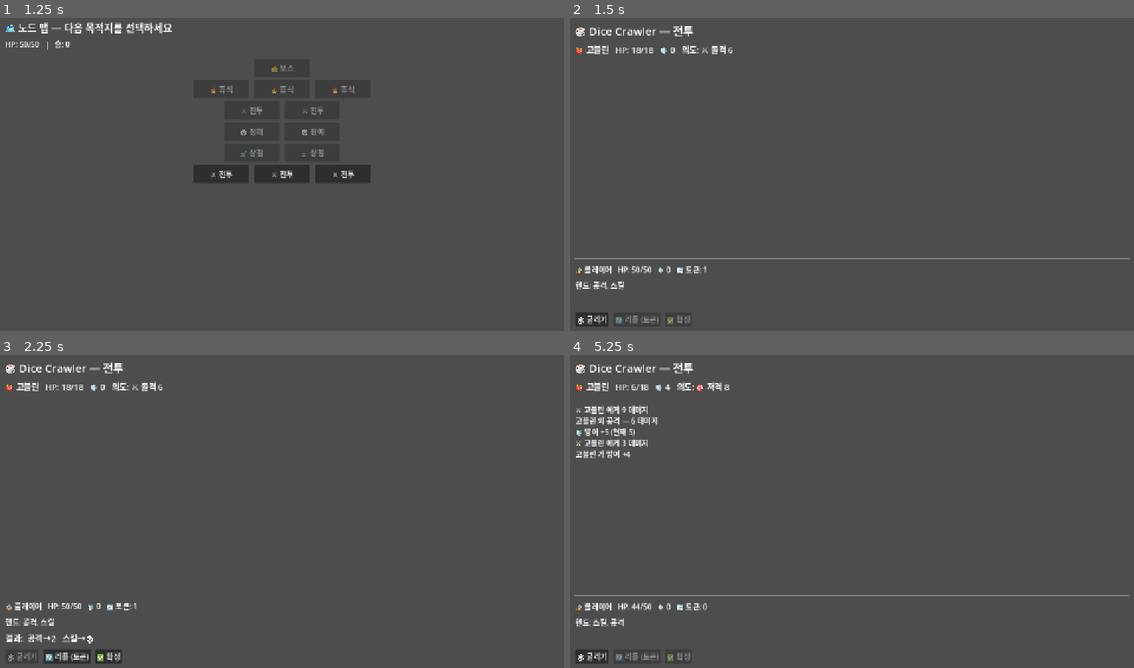
Above: before the commit, frames 1-4 (two rows, left to right).
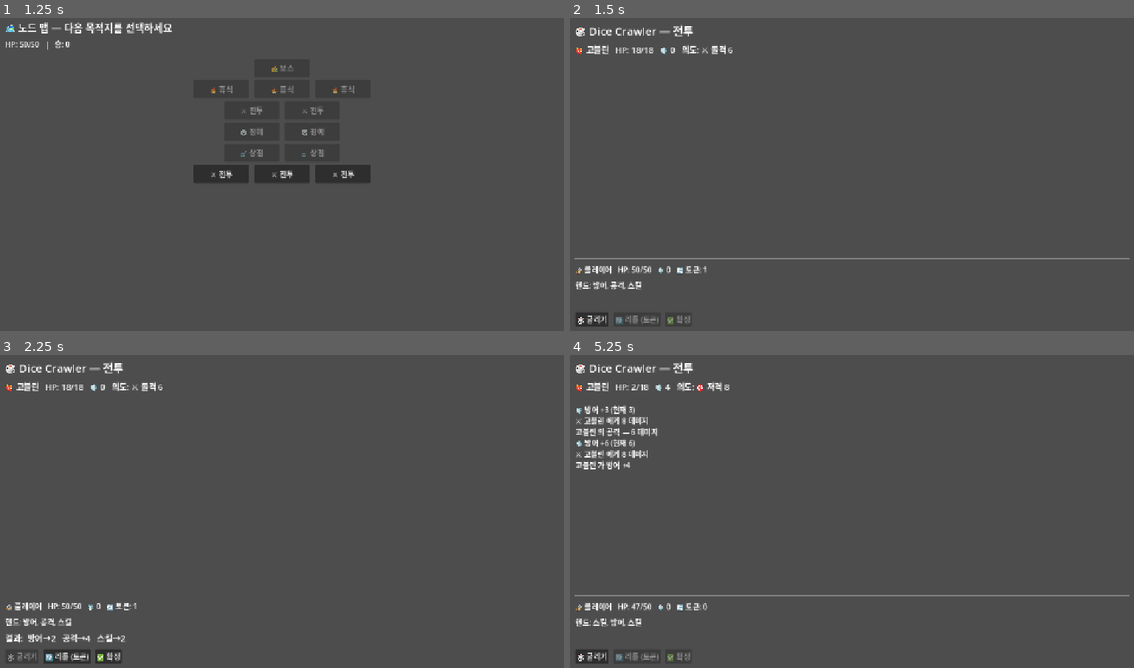
Above: after the commit, the same moments.

Repository: iamfreakin/Dice-Crawler
Game: Godot game, scene res://scenes/MainMenu.tscn
The game is run twice, just before and just after one commit, with the same random seed, the same clock (stepped at 60 frames per second) and the same inputs.
Inputs:
- Up to frame 1 (1.25 s): click "새 게임 시작" at 0.5 s
- Up to frame 2 (1.5 s): click "⚔️ 전투" at 1.25 s
- Up to frame 3 (2.25 s): click "🎲 굴리기" at 2 s
- Up to frame 4 (5.25 s): click "🔄 리롤 (토큰)" at 2.75 s; click "✅ 확정" at 3.5 s; click "🎲 굴리기" at 4.25 s; click "✅ 확정" at 5 s

Frame 1 is identical in both runs. In frame 2, 0.1% of the frame differs, in the area x 3-13%, y 84-87%; in frame 3, 0.3%; in frame 4, 1.3%, in the area x 1-16%, y 9-87%.

Commit message:
feat: 속성 상태이상 시스템 (화상/약화/취약), balance: 한 턴 3개 굴림 + 시작 덱 각 주사위 2개로 난이도 완화
- EnemyInstance: burn/weak/vulnerable 상태 + 틱/감소/표시 로직
- BattleManager 굴림 해석 재설계
    - 🔥 면: 화상 부여, 🔥🔥 화상 강화
    - ❄️❄️ 시너지: 적 약화, ⚡⚡ 시너지: 적 취약
    - 적 턴: 화상 피해 → 약화 공격 → 상태 감소
- BattleScreen: 적 상태이상 표시

- BattleManager.HAND_SIZE 2 → 3
- StarterDeck: 공격/방어/스킬 각 2개씩 (총 6개)

Diff:
--- a/scripts/battle/BattleManager.gd
+++ b/scripts/battle/BattleManager.gd
@@ -12,8 +12,7 @@
 
 enum State { DRAW, PLAYER_TURN, RESOLVE, ENEMY_TURN, REWARD }
 
-const HAND_SIZE: int = 2  ## 핸드에서 선택해 굴리는 주사위 수
-const SYNERGY_BONUS: int = 3  ## 같은 속성 2개 이상 시너지 추가 데미지
+const HAND_SIZE: int = 3  ## 핸드에서 선택해 굴리는 주사위 수
 
 var _state: State = State.DRAW
 var _enemies: Array[EnemyInstance] = []
@@ -98,6 +97,7 @@
 func _do_resolve() -> void:
 	var damage: int = 0
 	var block_gain: int = 0
+	var burn_to_apply: int = 0
 	var element_counts: Dictionary = {}  # FaceKind -> count
 
 	for r in _roll_results:
@@ -109,7 +109,11 @@
 					block_gain += face.value
 				else:
 					damage += face.value  # ATTACK / SKILL 숫자 면
-			DiceData.FaceKind.FIRE, DiceData.FaceKind.ICE, DiceData.FaceKind.LIGHTNING:
+			DiceData.FaceKind.FIRE:
+				damage += face.value
+				burn_to_apply += 2  # 🔥 화상 부여
+				element_counts[face.kind] = element_counts.get(face.kind, 0) + 1
+			DiceData.FaceKind.ICE, DiceData.FaceKind.LIGHTNING:
 				damage += face.value
 				element_counts[face.kind] = element_counts.get(face.kind, 0) + 1
 			DiceData.FaceKind.CURSE:
@@ -119,21 +123,33 @@
 				GameManager.grant_reroll_tokens(GameManager.reroll_tokens + 1)
 				log_message.emit("🔄 리롤 토큰 +1")
 
-	# 시너지: 같은 속성 면 2개 이상 → 폭발 추가 데미지
-	for kind in element_counts:
-		if element_counts[kind] >= 2:
-			damage += SYNERGY_BONUS
-			log_message.emit("✨ 시너지 발동! 추가 데미지 +%d" % SYNERGY_BONUS)
-
+	var target := _first_alive_enemy()
+
+	# 속성별 시너지 (같은 속성 2개 이상)
+	if element_counts.get(DiceData.FaceKind.FIRE, 0) >= 2:
+		burn_to_apply += 3
+		log_message.emit("🔥🔥 시너지 — 화상 강화 (+3)")
+	if target != null and element_counts.get(DiceData.FaceKind.ICE, 0) >= 2:
+		target.apply_weak(2)
+		log_message.emit("❄️❄️ 시너지 — 적 약화 2턴")
+	if target != null and element_counts.get(DiceData.FaceKind.LIGHTNING, 0) >= 2:
+		target.apply_vulnerable(2)
+		log_message.emit("⚡⚡ 시너지 — 적 취약 2턴")
+
+	# 방어 적용
 	player_block += block_gain
 	if block_gain > 0:
 		log_message.emit("🛡️ 방어 +%d (현재 %d)" % [block_gain, player_block])
 
-	if damage > 0:
-		var target := _first_alive_enemy()
-		if target != null:
+	# 적에게 효과/데미지 적용 (취약은 take_damage 내부에서 반영)
+	if target != null:
+		if burn_to_apply > 0:
+			target.apply_burn(burn_to_apply)
+			log_message.emit("🔥 %s 에게 화상 +%d" % [target.data.display_name, burn_to_apply])
+		if damage > 0:
+			var dealt := target.effective_damage(damage)
 			target.take_damage(damage)
-			log_message.emit("⚔️ %s 에게 %d 데미지" % [target.data.display_name, damage])
+			log_message.emit("⚔️ %s 에게 %d 데미지" % [target.data.display_name, dealt])
 
 	# 사용한 핸드는 버린 더미로
 	for d in _hand:
@@ -148,6 +164,20 @@
 
 # --- ENEMY_TURN ---------------------------------------------------------
 func _do_enemy_turn() -> void:
+	# 1) 화상 등 턴 시작 상태 처리
+	for enemy in _enemies:
+		if enemy.is_dead():
+			continue
+		var burn_dmg := enemy.tick_burn()
+		if burn_dmg > 0:
+			log_message.emit("🔥 %s 이(가) 화상으로 %d 피해" % [enemy.data.display_name, burn_dmg])
+	if _all_enemies_dead():
+		log_message.emit("🎉 전투 승리! (화상)")
+		_change_state(State.REWARD)
+		battle_ended.emit(true)
+		return
+
+	# 2) 적 행동
 	for enemy in _enemies:
 		if enemy.is_dead():
 			continue
@@ -157,6 +187,7 @@
 			battle_ended.emit(false)
 			return
 		enemy.advance_intent()
+		enemy.decay_status()
 	_change_state(State.DRAW)
 
 func _execute_intent(enemy: EnemyInstance) -> void:
@@ -165,8 +196,10 @@
 		return
 	match intent.kind:
 		IntentData.IntentKind.CHARGE, IntentData.IntentKind.SNIPE, IntentData.IntentKind.EXPLODE:
-			_player_take_damage(intent.value)
-			log_message.emit("%s 의 공격 — %d 데미지" % [enemy.data.display_name, intent.value])
+			var dmg := enemy.weakened(intent.value)  # 약화 시 공격력 감소
+			_player_take_damage(dmg)
+			var weak_note := " (약화)" if enemy.weak > 0 else ""
+			log_message.emit("%s 의 공격 — %d 데미지%s" % [enemy.data.display_name, dmg, weak_note])
 		IntentData.IntentKind.REINFORCE:
 			enemy.gain_block(intent.value)
 			log_message.emit("%s 가 방어 +%d" % [enemy.data.display_name, intent.value])
--- a/scripts/battle/BattleScreen.gd
+++ b/scripts/battle/BattleScreen.gd
@@ -193,9 +193,11 @@
 	if e.is_dead():
 		_enemy_label.text = "%s — 처치됨" % e.data.display_name
 		return
-	_enemy_label.text = "👹 %s   HP: %d/%d   🛡️ %d   의도: %s" % [
+	var status := e.status_text()
+	var status_part := ("   [%s]" % status) if status != "" else ""
+	_enemy_label.text = "👹 %s   HP: %d/%d   🛡️ %d   의도: %s%s" % [
 		e.data.display_name, e.current_hp, e.data.max_hp, e.block,
-		_intent_text(e.current_intent())
+		_intent_text(e.current_intent()), status_part
 	]
 
 func _intent_text(intent: IntentData) -> String:
--- a/scripts/battle/EnemyInstance.gd
+++ b/scripts/battle/EnemyInstance.gd
@@ -1,11 +1,19 @@
 class_name EnemyInstance
 extends RefCounted
-## 전투 중 적 1마리의 런타임 상태. EnemyData(정적 정의)를 감싸 HP/방어/의도 진행을 추적한다.
+## 전투 중 적 1마리의 런타임 상태. EnemyData(정적 정의)를 감싸 HP/방어/의도/상태이상을 추적한다.
 
 var data: EnemyData
 var current_hp: int
 var block: int = 0
 var _intent_index: int = 0
+
+## 상태이상
+var burn: int = 0        ## 🔥 화상 — 적 턴마다 burn 만큼 피해 후 1 감소
+var weak: int = 0        ## 약화 — 남은 턴 동안 적 공격력 감소
+var vulnerable: int = 0  ## 취약 — 남은 턴 동안 받는 피해 증가
+
+const VULNERABLE_MULT: float = 1.5
+const WEAK_MULT: float = 0.75
 
 func _init(enemy_data: EnemyData) -> void:
 	data = enemy_data
@@ -19,14 +27,60 @@
 func advance_intent() -> void:
 	_intent_index += 1
 
-## 데미지를 받는다. 방어(block)로 먼저 흡수.
+## 데미지를 받는다. 취약 시 증가, 방어(block)로 먼저 흡수.
 func take_damage(amount: int) -> void:
+	if vulnerable > 0:
+		amount = int(round(amount * VULNERABLE_MULT))
 	var absorbed: int = min(block, amount)
 	block -= absorbed
 	current_hp = max(0, current_hp - (amount - absorbed))
 
+## 취약을 반영한 실제 피해량(로그 표시용).
+func effective_damage(amount: int) -> int:
+	return int(round(amount * VULNERABLE_MULT)) if vulnerable > 0 else amount
+
+## 약화를 반영한 적 공격력.
+func weakened(amount: int) -> int:
+	return int(round(amount * WEAK_MULT)) if weak > 0 else amount
+
 func gain_block(amount: int) -> void:
 	block += amount
 
+func apply_burn(amount: int) -> void:
+	burn += amount
+
+func apply_weak(turns: int) -> void:
+	weak = max(weak, turns)
+
+func apply_vulnerable(turns: int) -> void:
+	vulnerable = max(vulnerable, turns)
+
+## 적 턴 시작 시 화상 피해 처리. 입은 피해를 반환.
+func tick_burn() -> int:
+	if burn <= 0:
+		return 0
+	var dmg: int = burn
+	current_hp = max(0, current_hp - dmg)
+	burn -= 1
+	return dmg
+
+## 적 턴 종료 시 상태이상 지속시간 감소.
+func decay_status() -> void:
+	if weak > 0:
+		weak -= 1
+	if vulnerable > 0:
+		vulnerable -= 1
+
+## UI 표시용 상태 요약 (없으면 빈 문자열).
+func status_text() -> String:
+	var parts: Array[String] = []
+	if burn > 0:
+		parts.append("🔥%d" % burn)
+	if weak > 0:
+		parts.append("약화%d" % weak)
+	if vulnerable > 0:
+		parts.append("취약%d" % vulnerable)
+	return "  ".join(parts)
+
 func is_dead() -> bool:
 	return current_hp <= 0
--- a/scripts/data/StarterDeck.gd
+++ b/scripts/data/StarterDeck.gd
@@ -3,10 +3,14 @@
 ## 시작 덱(기본 주사위 3종) 구성 팩토리.
 ## 지금은 코드로 생성한다. 콘텐츠가 늘어나면 res://resources/dice/*.tres 로 이관한다.
 
+## 시작 덱: 기본 주사위 각 2개씩 (공격2 / 방어2 / 스킬2, 총 6개).
 static func build() -> Array[DiceData]:
 	var deck: Array[DiceData] = []
 	deck.append(attack_die())
+	deck.append(attack_die())
 	deck.append(defense_die())
+	deck.append(defense_die())
+	deck.append(skill_die())
 	deck.append(skill_die())
 	return deck
 
Not shown, changed: CLAUDE.md
